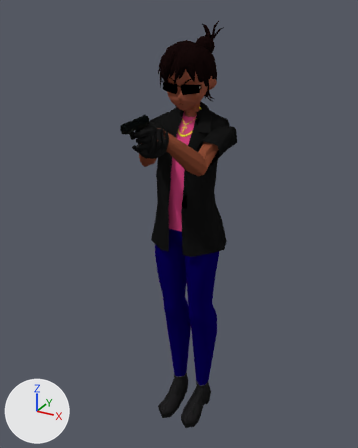
The Blender file SourceAssets/Media/IcePick/IcePick_GetTheBag.blend: old version first, new version second.
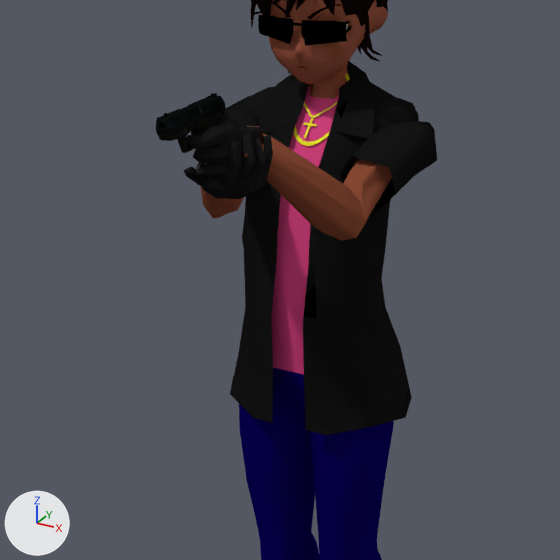
Old and new are each drawn whole from a 50 mm camera at (5.62, -10.67, 11.55) aimed at (0.09, -0.63, 6.53) and again close up on the part from 15% to 81% of the width and 17% to 69% of the height. The axes (+X, +Y, +Z) are drawn at lower left. The lights are the same throughout. The first two pictures are the older version.

In view in the first close-up: 'IcePick'.
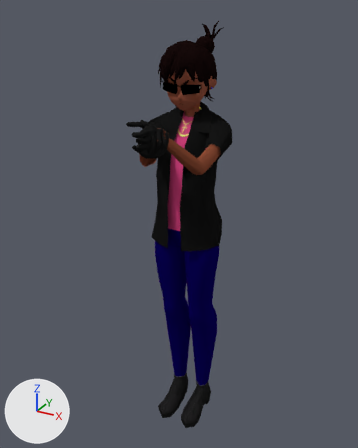
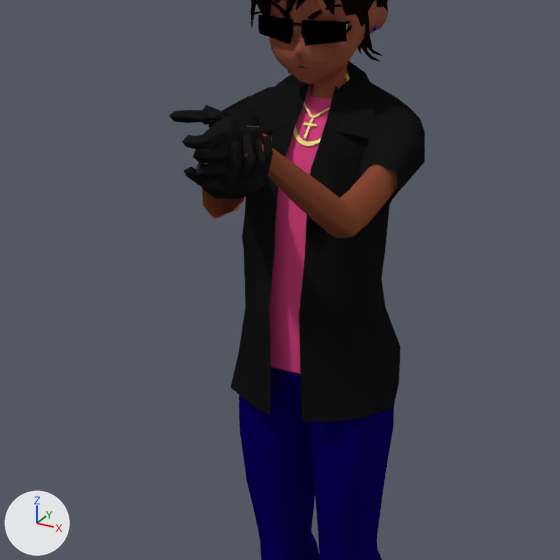
Pixel boxes (x1, y1, x2, y2) of what changed, in the close-ups (560 x 560 px):
```json
{"object": "IcePick", "change": "reshaped", "before": [156, 0, 437, 560], "after": [169, 0, 425, 560]}
{"part": 1, "of": "me_icepick", "change": "added", "after": [268, 148, 398, 238], "on screen": "brown"}
{"part": 2, "of": "me_icepick", "change": "cut back", "after": [231, 2, 425, 422]}
{"part": 3, "of": "me_icepick", "change": "surface changed", "after": [222, 4, 400, 407]}
{"part": 4, "of": "me_icepick", "change": "recoloured", "after": [302, 86, 342, 286]}
{"part": 5, "of": "me_icepick", "change": "recoloured", "after": [294, 73, 350, 146]}
```

Scene script edits in JSON lines:
```json
{"op": "add", "block": "img_icepick_jewelry_color", "code": ["img_icepick_jewelry_color = load_image('IcePick_Jewelry_Color', 'IcePick_Jewelry_Color.png', 256, 256, 'sRGB')"]}
{"op": "add", "block": "mat_jewelry", "code": ["mat_jewelry = principled_material('Jewelry')", "mat_jewelry.texture = img_icepick_jewelry_color"]}
{"block": "me_icepick", "where": "# used by ob_icepick; location = (0.0, 0.0, 0.0)"}
{"op": "remove", "block": "me_icepick", "code": "me_icepick.from_pydata(...)  # 8122 vertices, 14498 faces, 1 loose edge; spans x -1.29..1.19, y -3.43..1.11, z 0.0..11.23"}
{"op": "add", "block": "me_icepick", "code": "me_icepick.from_pydata(...)  # 6578 vertices, 11229 faces; spans x -1.29..1.21, y -3.13..1.11, z 0.0..11.23"}
{"block": "me_icepick", "change": "me_icepick part 1: a new loose piece of 224 vertices spanning x 0.41..1.16, y -2.29..0.16, z 8.18..9.26, in mat_streetoutfit (picture img_streetoutfit_png)"}
{"block": "me_icepick", "change": "me_icepick part 2: 41 vertices moved from x -0.89..0.91, y -2.78..0.55, z 5.72..10.07 to x -0.82..0.84, y -2.78..0.52, z 5.81..10.06; 1145 vertices removed from x -1.08..1.19, y -3.42..0.8, z 5.69..10.06; 59 vertices added at x -1.0..1.21, y -2.24..0.74, z 5.81..10.04"}
{"block": "me_icepick", "change": "me_icepick part 3: 173 kept faces spanning x -1.29..0.92, y -0.76..0.58, z 5.81..10.08 get new texture (UV) coordinates"}
{"block": "me_icepick", "change": "me_icepick part 4: 3 faces spanning x 0.18..0.45, y -0.69..0.07, z 7.34..9.24 switch from mat_pistol (picture img_pistol_png) to mat_streetoutfit (picture img_streetoutfit_png)"}
{"block": "me_icepick", "change": "me_icepick part 5: 394 faces spanning x -0.3..0.34, y -0.31..0.36, z 8.68..9.36 switch from mat_streetoutfit (picture img_streetoutfit_png) to mat_jewelry (picture img_icepick_jewelry_color)"}
{"block": "me_icepick", "change": "other edits to the shape of me_icepick do not show in these pictures"}
```
